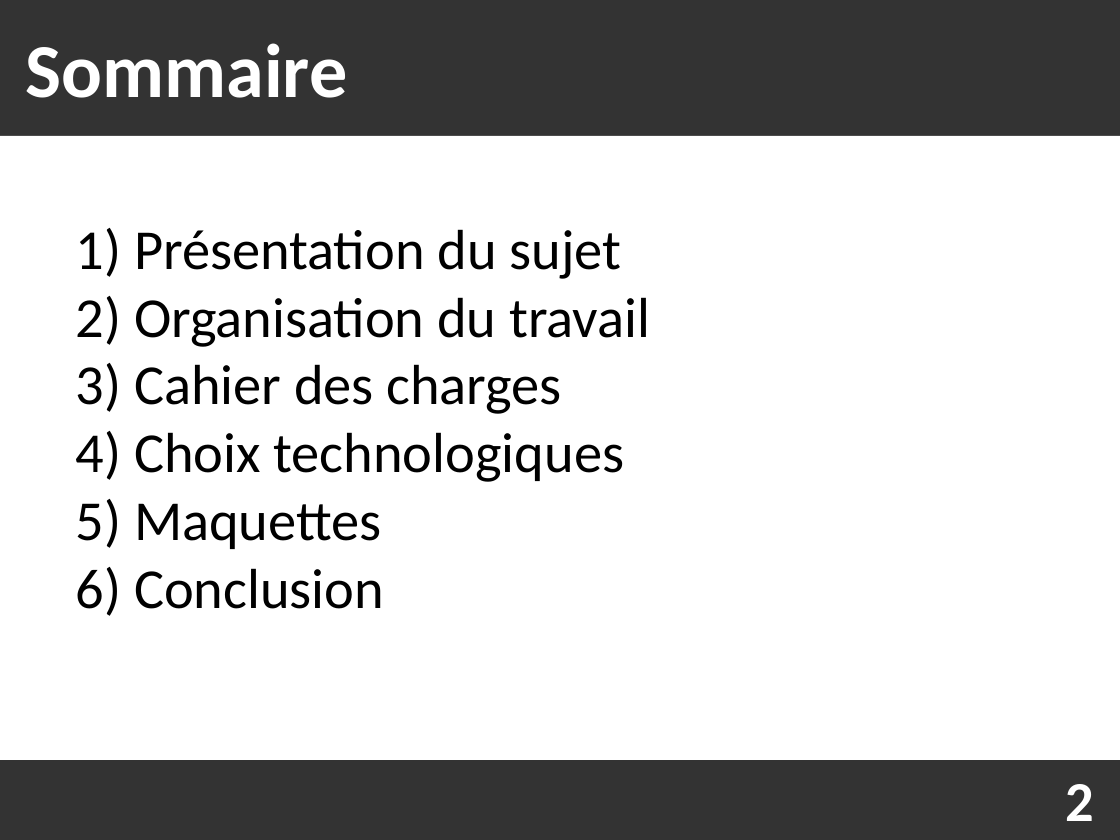
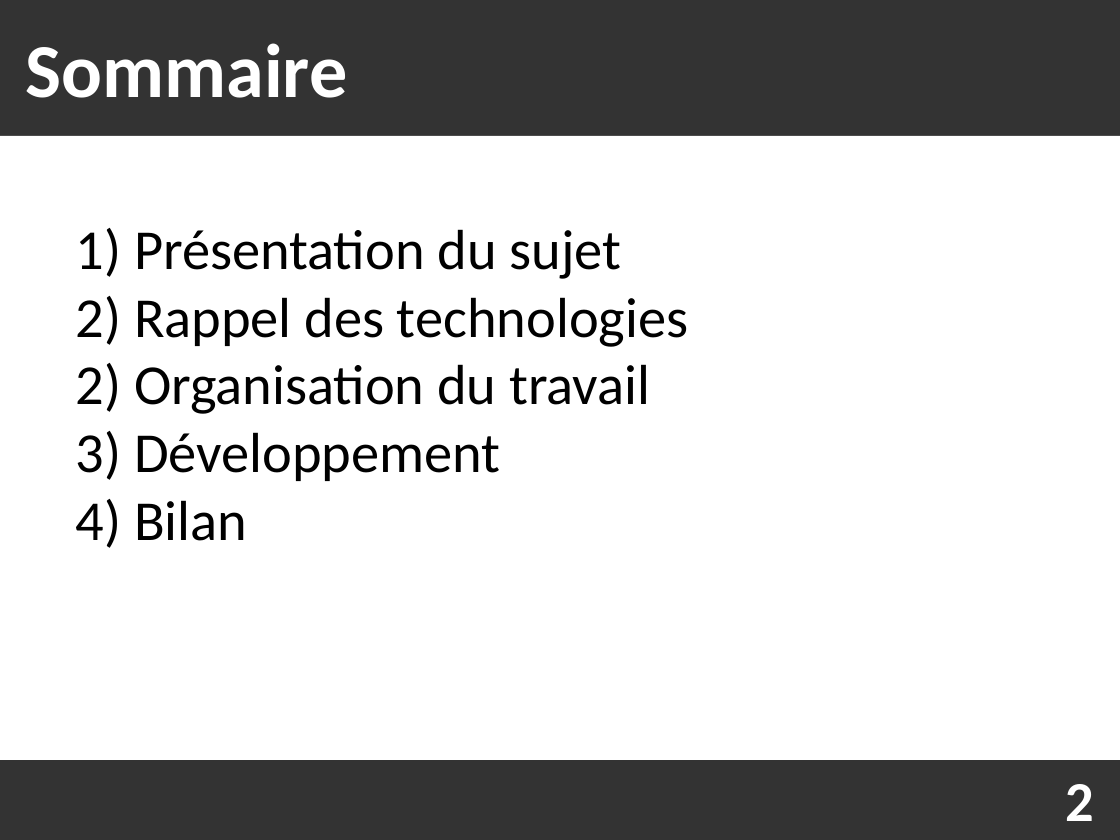
Before and after one commit to Fabou58/PROJET_5, a slide deck: slide 2 of soutenance/soutenance.odp. Drawn at 1120x840 pixels with LibreOffice and Linux fonts; fonts in the diff are those of the drawing. Boxes give left, top, right and bottom in pixels: in the first picture for what was removed or moved away, otherwise in the second. Text is boxed around its words. In the diff, an @@ line names an element or a change of style, - is before the commit and + after.

```diff
--- a/soutenance/soutenance.odp
+++ b/soutenance/soutenance.odp
@@ text at (x1=76, y1=296, x2=688, y2=347): paragraph added @@
+2) Rappel des technologies
@@ text at (x1=76, y1=431, x2=500, y2=548): text changed @@
-3) Cahier des charges
-4) Choix technologiques
-5) Maquettes
-6) Conclusion
+3) Développement
+4) Bilan
```
Also in this commit, not shown: 1 other slide changed, 3 slides added, 2 slides removed, 1 other file.
